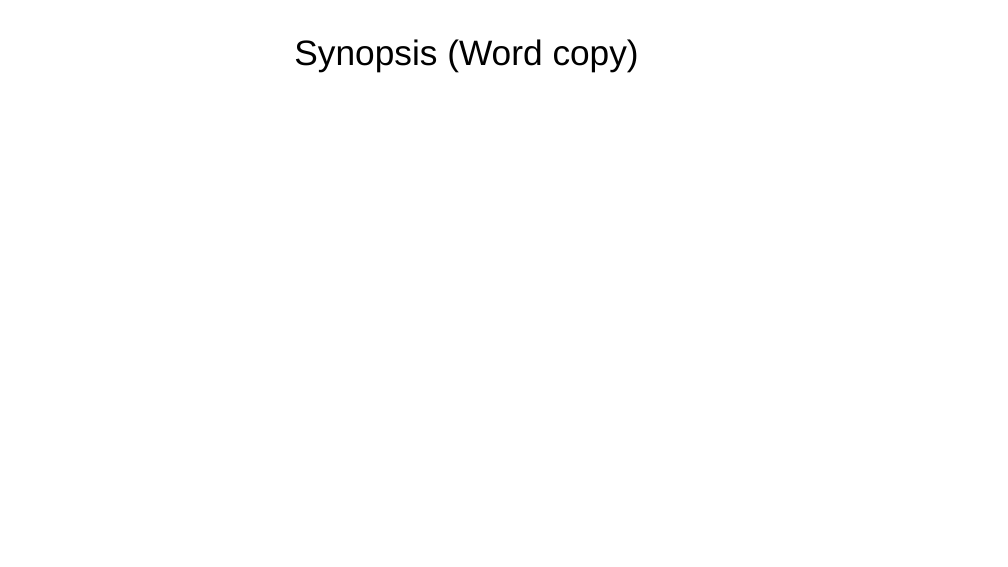
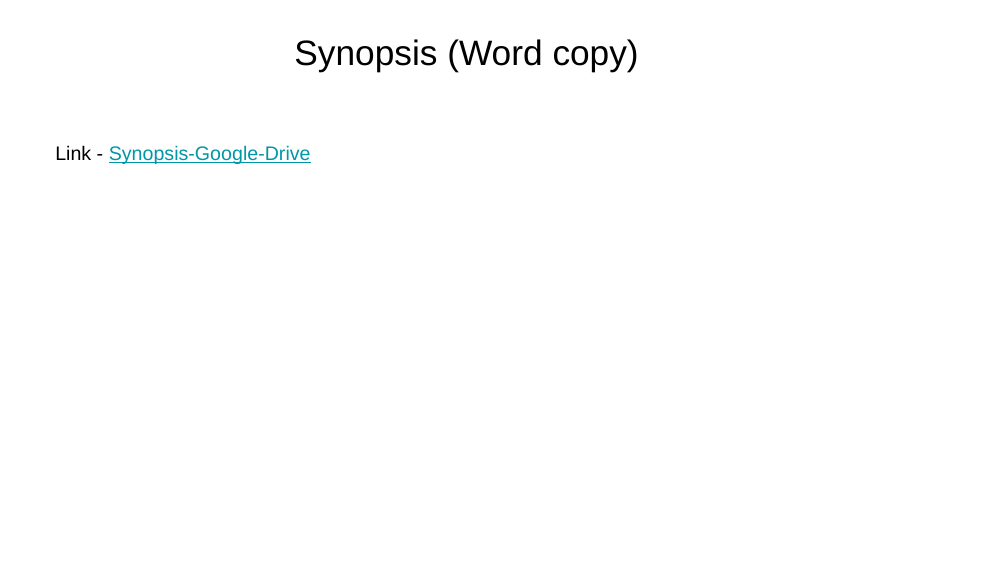
Before and after one commit to veerasagar/ACTIS-MCE442P, a slide deck: slide 13 of docs/ppt/ACTIS-Phase-1.pptx (slide 10 before the commit). Drawn at 1008x567 pixels with LibreOffice and Linux fonts; fonts in the diff are those of the drawing; background and template pictures are left out. Boxes give left, top, right and bottom in pixels: in the first picture for what was removed or moved away, otherwise in the second. Text is boxed around its words. In the diff, an @@ line names an element or a change of style, - is before the commit and + after.

```diff
--- a/docs/ppt/ACTIS-Phase-1.pptx
+++ b/docs/ppt/ACTIS-Phase-1.pptx
@@ text added at [55, 145, 311, 164], 14 pt, text #0097A7, underline @@
+Link - Synopsis-Google-Drive
```
Also in this commit, not shown: 8 other slides changed, 5 slides added, 1 slide removed, 3 other files.
